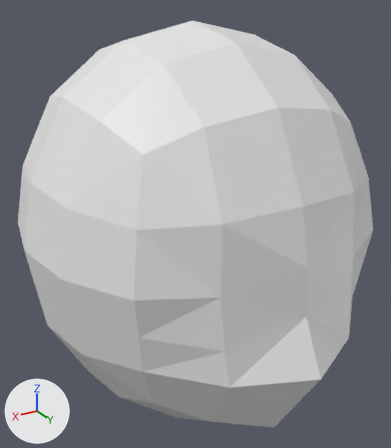
Two versions of the OBJ model resources/enemy/head.obj, one commit apart.
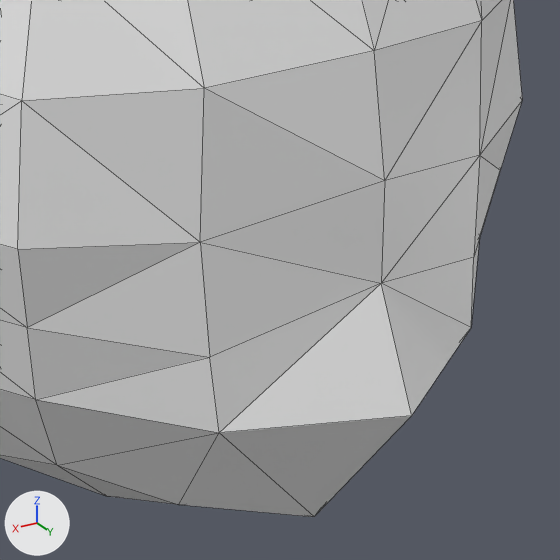
Old and new are each drawn whole from a camera (50 mm lens) standing at (0.529, 0.788, 3.987) and looking at (0.017, -0.064, 3.561) and again close up on the part from 32% to 100% of the width and 41% to 100% of the height. Arrows for +X, +Y and +Z are at lower left; the lights stay in place. The close-ups show mesh edges as thin lines. Where no turn or scale is listed for an object, it has been applied to the vertices.

Names of what the first close-up shows: '立方体'.
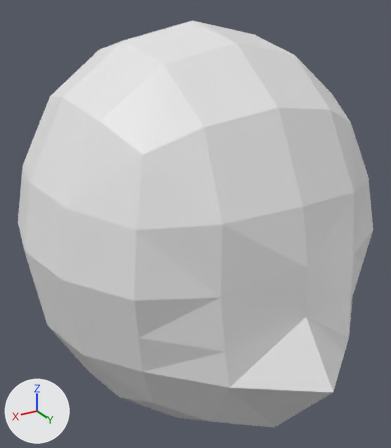
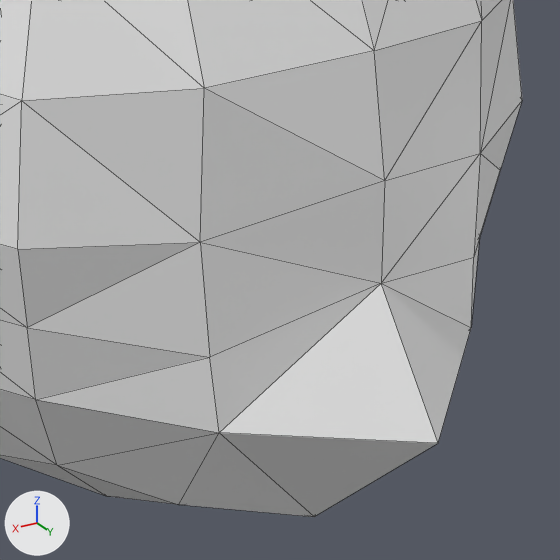
The newer file is also turned or shifted as a whole; pictures and numbers use the older file's frame.

Location of each change, [x1, y1, x2, y2] in pixels of the close-ups (560 x 560 px; the box of a moved part takes in the faces that stretch with it):
part 1 of me_立方体, moved or reshaped: [220, 284, 471, 517] in both

The change, as a diff of the scene's bpy script:
```diff
--- a/resources/enemy/head.obj.py
+++ b/resources/enemy/head.obj.py
@@ me_立方体 @@
 me_立方体.from_pydata(...)  # 114 vertices, 224 faces; spans x -0.335..0.347, y -0.434..0.3, z 3.166..3.94
 # used by ob_立方体; location = (0.0, 0.0, 0.0)
-me_立方体.vertices[74].co = (0.006, 0.3, 3.427)  # pixel (411, 415)
+# me_立方体 part 1
+me_立方体.vertices[74].co = (0.006, 0.328, 3.422)  # pixel (438, 443)
```
